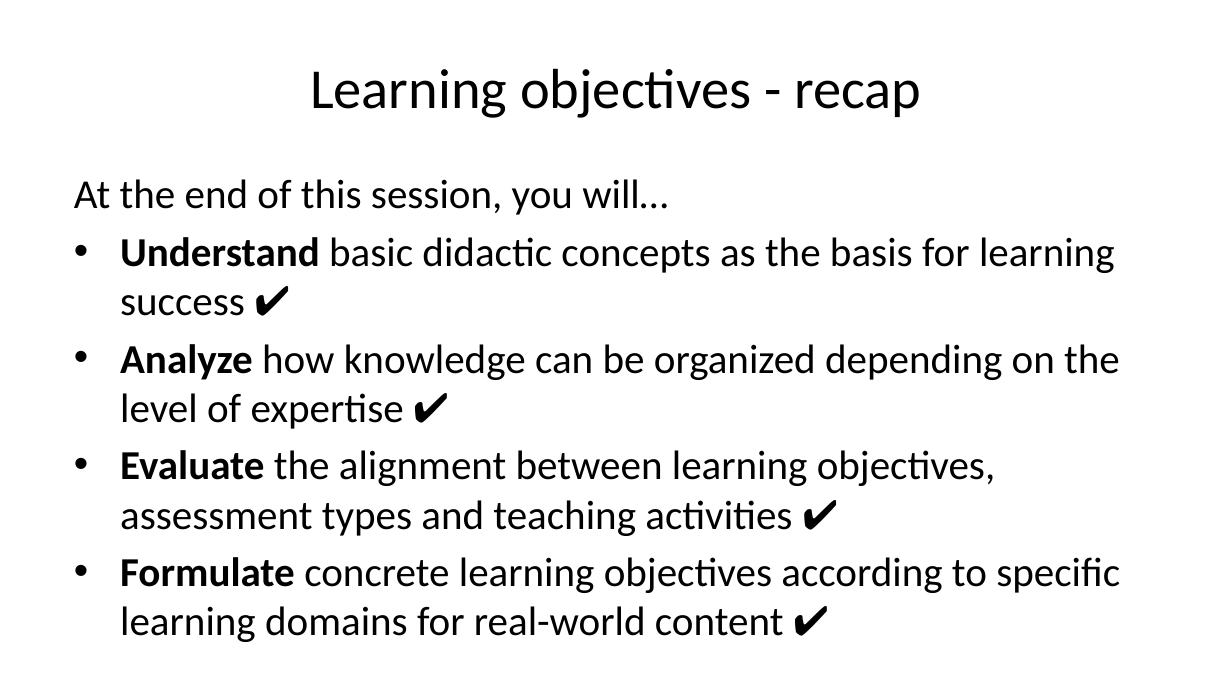
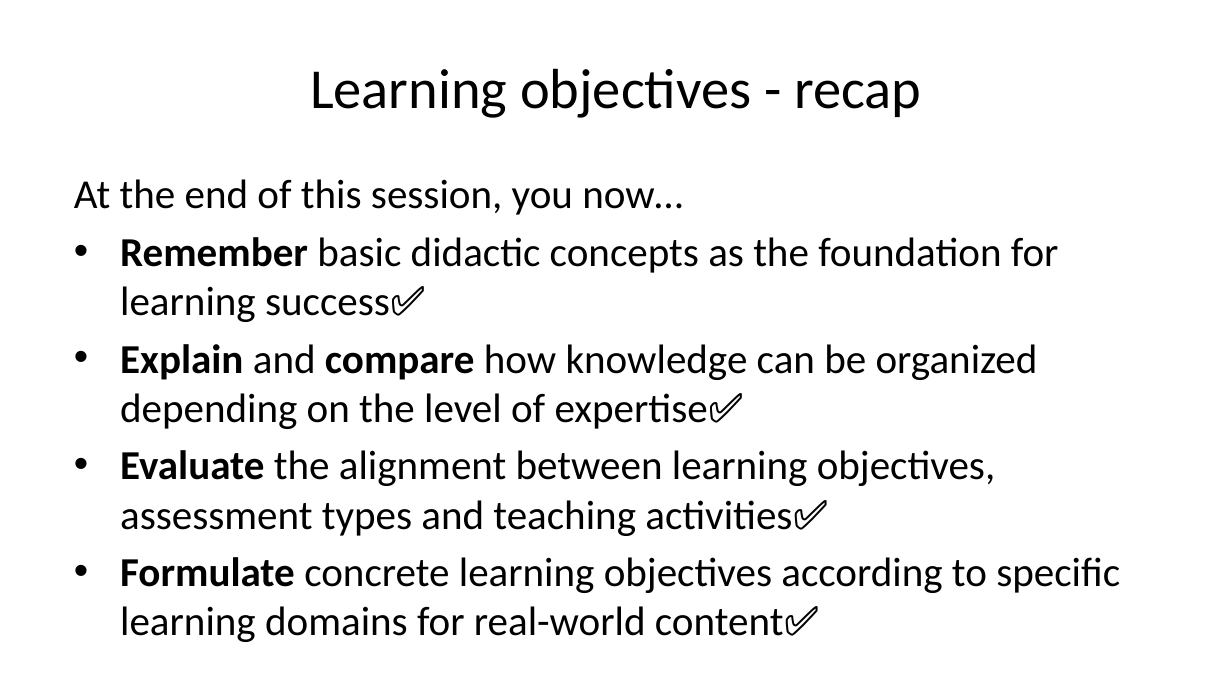
Before and after one commit to lmu-osc/train-the-trainer-student-track-pedagogy, a slide deck: slide 65 of materials/PMM-M1/PMM-M1-S1-Core-Didactic-Principles/PMM-M1-S1-Core-Didactic-Principles-slides.pptx (slide 56 before the commit). Drawn at 1232x693 pixels with LibreOffice and Linux fonts; fonts in the diff are those of the drawing. Boxes give left, top, right and bottom in pixels: in the first picture for what was removed or moved away, otherwise in the second. Text is boxed around its words. In the diff, an @@ line names an element or a change of style, - is before the commit and + after.

```diff
--- a/materials/PMM-M1/PMM-M1-S1-Core-Didactic-Principles/PMM-M1-S1-Core-Didactic-Principles-slides.pptx
+++ b/materials/PMM-M1/PMM-M1-S1-Core-Didactic-Principles/PMM-M1-S1-Core-Didactic-Principles-slides.pptx
@@ text at bbox=[74, 179, 1120, 642]: text changed @@
-At the end of this session, you will…
-• Understand basic didactic concepts as the basis for learning success ✔
-• Analyze how knowledge can be organized depending on the level of expertise ✔
-• Evaluate the alignment between learning objectives, assessment types and teaching activities ✔
-• Formulate concrete learning objectives according to specific learning domains for real-world content ✔
+At the end of this session, you now…
+• Remember basic didactic concepts as the foundation for learning success✅
+• Explain and compare how knowledge can be organized depending on the level of expertise✅
+• Evaluate the alignment between learning objectives, assessment types and teaching activities✅
+• Formulate concrete learning objectives according to specific learning domains for real-world content✅
```
Also in this commit, not shown: 29 other slides changed, 9 slides added, 48 other files.
